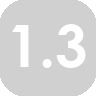
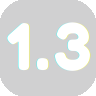
Layered file, before and after one edit (96 x 96). Changes by layer:
painted on "1.3" over [6, 22, 91, 71]
